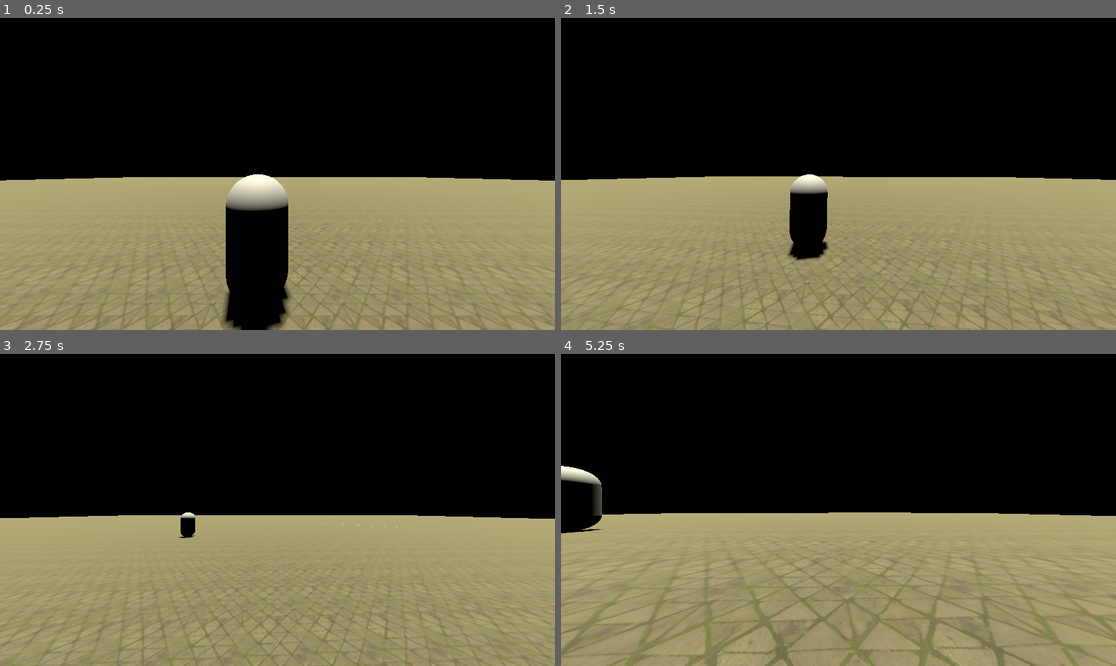
Above: before the commit, frames 1-4 (two rows, left to right).
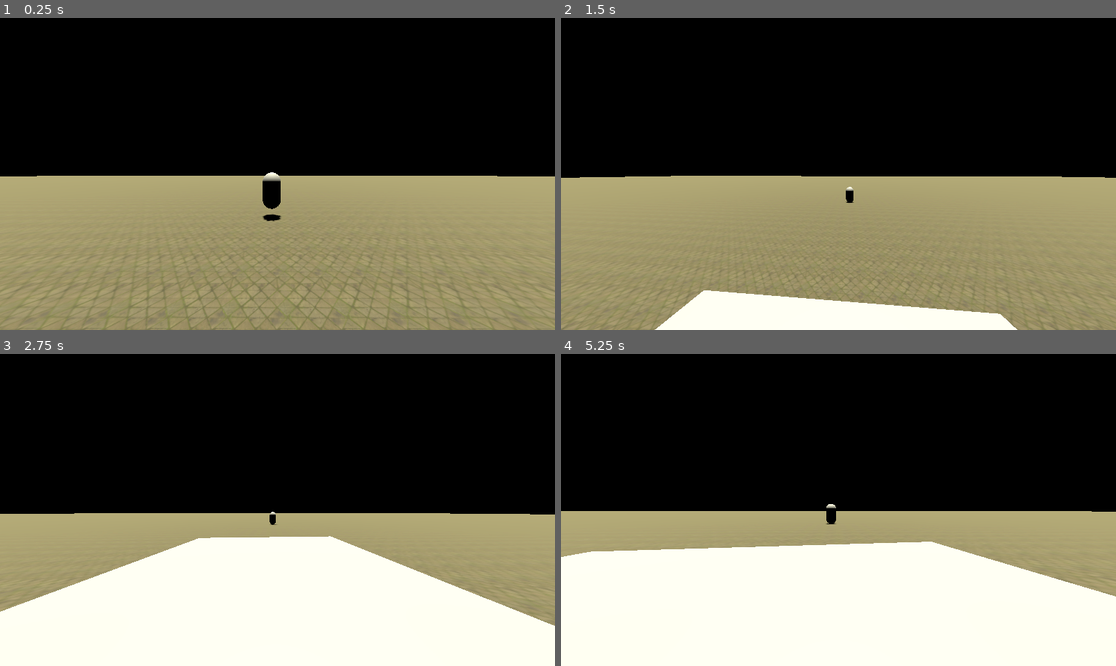
Above: after the commit, the same moments.

Repository: FreeFlyFall/RigidBodyController
Game: Godot game, scene res://Scenes/scene1.tscn
The game is run twice, just before and just after one commit, with the same random seed, the same clock (stepped at 60 frames per second) and the same inputs.
Inputs (mouse positions are in pixels of both pictures, inside the frame that each line leads up to):
- Up to frame 1 (0.25 s): no input
- Up to frame 2 (1.5 s): move the mouse to (866, 174) at 0.52 s; hold Ctrl (crouch) 0.53-1.28 s; hold W (move_forward) from 0.53 s (still down); tap Space (jump) at 0.77 s; click (866, 174) at 0.8 s; move the mouse to (810, 174) at 1.27 s; click (810, 174) at 1.35 s
- Up to frame 3 (2.75 s): keep holding W (move_forward); tap Space (jump) at 1.52 s; tap Shift (sprint) at 1.55 s; move the mouse to (288, 503) at 2.02 s; hold Shift (sprint) from 2.03 s (still down); tap Ctrl (crouch) at 2.3 s
- Up to frame 4 (5.25 s): keep holding W (move_forward); move the mouse to (832, 516) at 2.77 s; release Shift (sprint) at 2.78 s; tap Ctrl (crouch) at 2.85, 4.55 s; tap Space (jump) at 3.02, 3.77, 4.52 s; click (832, 516) at 3.05 s; move the mouse to (877, 513) at 3.52 s; hold Shift (sprint) 3.53-4.28 s; click (877, 513) at 3.6 s; move the mouse to (794, 506) at 4.27 s; tap Shift (sprint) at 4.35 s; move the mouse to (844, 510) at 5.02 s; hold Ctrl (crouch) from 5.03 s (still down)

The runs differ from the first frame. In frame 1, 7.7% of the frame differs, in the area x 0-100%, y 49-100%; in frame 2, 8.3%; in frame 3, 32%; in frame 4, 37%, in the area x 0-100%, y 35-100%.

Commit message:
Add Jolt physics engine, add 3rd person camera, fix camera culling mask for player capsule mesh, fix crouching, change map layout

Diff:
--- a/Scenes/scene1.tscn
+++ b/Scenes/scene1.tscn
@@ -7,7 +7,11 @@
 
 [sub_resource type="CapsuleShape3D" id="1"]
 
+[sub_resource type="StandardMaterial3D" id="StandardMaterial3D_yp2qg"]
+transparency = 1
+
 [sub_resource type="CapsuleMesh" id="2"]
+material = SubResource("StandardMaterial3D_yp2qg")
 
 [sub_resource type="VoxelGIData" id="20"]
 dynamic_range = 4.0
@@ -15,39 +19,45 @@
 
 [sub_resource type="StandardMaterial3D" id="StandardMaterial3D_2qtx1"]
 albedo_texture = ExtResource("3_bxssy")
-uv1_scale = Vector3(1600, 200, 0)
+uv1_triplanar = true
+uv1_world_triplanar = true
 
 [sub_resource type="StandardMaterial3D" id="StandardMaterial3D_pc00p"]
 albedo_texture = ExtResource("6")
 uv1_scale = Vector3(2.595, 1.27, 0.67)
 
-[sub_resource type="PhysicsMaterial" id="PhysicsMaterial_5qrlh"]
+[sub_resource type="CapsuleMesh" id="CapsuleMesh_8wokw"]
 
-[sub_resource type="BoxShape3D" id="BoxShape3D_7emmy"]
+[sub_resource type="CapsuleShape3D" id="CapsuleShape3D_wk1cy"]
 
-[sub_resource type="StandardMaterial3D" id="StandardMaterial3D_n2yvt"]
-albedo_texture = ExtResource("3_bxssy")
-uv1_triplanar = true
-uv1_world_triplanar = true
-
-[sub_resource type="BoxMesh" id="BoxMesh_hwgry"]
-material = SubResource("StandardMaterial3D_n2yvt")
+[sub_resource type="PhysicsMaterial" id="PhysicsMaterial_8xrvn"]
+friction = 0.0
 
 [sub_resource type="BoxMesh" id="BoxMesh_ql5t3"]
 
 [sub_resource type="BoxShape3D" id="BoxShape3D_vfg1s"]
-
-[sub_resource type="CapsuleMesh" id="CapsuleMesh_8wokw"]
-
-[sub_resource type="CapsuleShape3D" id="CapsuleShape3D_wk1cy"]
+size = Vector3(7.515, 0.555, 6.94)
 
 [node name="Node3D" type="Node3D"]
 
+[node name="Head" type="Node3D" parent="."]
+transform = Transform3D(1, -0.000456549, 0.00051408, 0.000455753, 0.999999, 0.00154718, -0.000514786, -0.00154695, 0.999999, 0, 0, -5.371)
+
+[node name="Pitch" type="Node3D" parent="Head"]
+
+[node name="Camera3D" type="Camera3D" parent="Head/Pitch"]
+transform = Transform3D(1, 2.11969e-10, -5.82077e-11, -8.18545e-11, 1, 4.88944e-09, 4.07454e-10, -3.49246e-10, 1, 0, 0, 0)
+cull_mask = 1048573
+fov = 101.1
+far = 500.0
+
+[node name="Camera3D3rdPerson" type="Camera3D" parent="Head/Pitch"]
+transform = Transform3D(1, 0.000455753, -0.000514785, -0.000456548, 0.999998, -0.00154695, 0.00051408, 0.00154718, 0.999998, -0.00252864, 0.510108, 5.37179)
+
 [node name="Player" type="RigidBody3D" parent="."]
-transform = Transform3D(1, -0.000456549, 0.00051408, 0.000455753, 0.999999, 0.00154718, -0.000514786, -0.00154695, 0.999999, 0, 1.46965, 1.62877)
+transform = Transform3D(1, -0.000456549, 0.00051408, 0.000455753, 0.999999, 0.00154718, -0.000514786, -0.00154695, 0.999999, 0, -1.04877, -5.37123)
 axis_lock_angular_x = true
 axis_lock_angular_z = true
-mass = 0.939597
 physics_material_override = ExtResource("2")
 continuous_cd = true
 max_contacts_reported = 5
@@ -61,7 +71,7 @@
 air_control = 5
 turning_scale = 45.0
 walkable_normal = 0.35
-speed_to_crouch = 8
+speed_to_crouch = 6
 speed_limit = 8.0
 crouching_speed_limit = 4.0
 sprinting_speed_limit = 12.0
@@ -71,26 +81,17 @@
 anti_slide_force = 4.0
 
 [node name="CollisionShape3D" type="CollisionShape3D" parent="Player"]
-transform = Transform3D(1, -4.93969e-11, 1.16415e-10, 9.09495e-12, 1, -1.16415e-10, 0, 3.49246e-10, 1, 0, 0, 0)
+transform = Transform3D(1, -1.08457e-10, 1.16415e-10, 6.08225e-12, 1, -1.16415e-10, 1.16415e-10, 5.82077e-10, 1, 0, 0, 0)
 shape = SubResource("1")
 
 [node name="MeshInstance3D" type="MeshInstance3D" parent="Player"]
-transform = Transform3D(1, -1.07605e-10, 1.16415e-10, -4.87717e-11, 1, -3.49246e-10, 0, 1.04774e-09, 1, 0, 0, 0)
+transform = Transform3D(1, -1.37788e-10, 1.16415e-10, -5.1898e-11, 1, -3.49246e-10, 5.82077e-11, 1.16415e-09, 1, 0, 0, 0)
+layers = 2
 cast_shadow = 0
 mesh = SubResource("2")
 
-[node name="Head" type="Node3D" parent="."]
-transform = Transform3D(1, -0.000456549, 0.00051408, 0.000455753, 0.999999, 0.00154718, -0.000514786, -0.00154695, 0.999999, -7.25033, 3.80638, 5.18283)
-
-[node name="Pitch" type="Node3D" parent="Head"]
-
-[node name="Camera3D" type="Camera3D" parent="Head/Pitch"]
-transform = Transform3D(1, 1.82695e-10, 2.32831e-10, -8.13998e-11, 1, 4.88944e-09, 1.74623e-10, 0, 1, 0, 0, 0)
-fov = 101.1
-far = 500.0
-
 [node name="DirectionalLight3D" type="DirectionalLight3D" parent="."]
-transform = Transform3D(0.251867, 0.967762, 8.93903e-09, 0.0660924, -0.017201, 0.997665, 0.965503, -0.251279, -0.068294, 0.0889626, 16.6875, -0.00400639)
+transform = Transform3D(0.251867, 0.967762, -1.64452e-08, 0.0660924, -0.017201, 0.997665, 0.965502, -0.251279, -0.068294, 0.0889626, 16.6875, -0.00400639)
 light_color = Color(1, 0.988235, 0.878431, 1)
 light_energy = 3.923
 light_indirect_energy = 1.813
@@ -99,51 +100,38 @@
 
 [node name="VoxelGI" type="VoxelGI" parent="."]
 transform = Transform3D(1, 0, -8.74228e-08, 0, -1, 0, 8.74228e-08, 0, 1, 12.6872, 0.932631, -19.8859)
-size = Vector3(458.879, 50.0623, 207.626)
+size = Vector3(535.239, 48.847, 396.841)
 data = SubResource("20")
 
-[node name="CSGBox3D" type="CSGBox3D" parent="."]
-transform = Transform3D(1100.24, 0, 0, 0, 0.211714, 0, 0, 0, 5614.96, 0.015795, -11.089, 0.00314331)
+[node name="FloorCSG" type="CSGBox3D" parent="."]
+transform = Transform3D(482.211, 0, 0, 0, 0.211714, 0, 0, 0, 335.531, 0.015795, -2.97918, 0.00314331)
 use_collision = true
 material = SubResource("StandardMaterial3D_2qtx1")
 
-[node name="CollisionShape3D" type="CollisionShape3D" parent="CSGBox3D"]
-
-[node name="CSGBox3D2" type="CSGBox3D" parent="."]
+[node name="RampCSG" type="CSGBox3D" parent="."]
 transform = Transform3D(20, 0, 0, 0, 0.0861957, 10.1396, 0, -0.0506982, 17.2391, 0, 1.70045, 16.5526)
 material_override = SubResource("StandardMaterial3D_pc00p")
 use_collision = true
 
-[node name="StaticBody3D" type="StaticBody3D" parent="."]
-transform = Transform3D(54.5519, -0.000728799, 0.0531419, 0.049681, 0.797463, 0.160059, -0.0562036, -0.00246709, 51.7217, -0.639654, -0.0624347, -3.05023)
-physics_material_override = SubResource("PhysicsMaterial_5qrlh")
+[node name="CylinderRB" type="RigidBody3D" parent="."]
+transform = Transform3D(1, -0.000456549, 0.00051408, 0.000455753, 0.999999, 0.00154718, -0.000514786, -0.00154695, 0.999999, -0.32015, -0.974628, -12.4951)
 
-[node name="CollisionShape3D" type="CollisionShape3D" parent="StaticBody3D"]
-transform = Transform3D(1, -7.1168e-11, 1.16415e-10, 3.54703e-11, 1, 4.65661e-10, -1.16415e-10, -2.32831e-10, 1, 0, 0, 0)
-shape = SubResource("BoxShape3D_7emmy")
-
-[node name="MeshInstance3D" type="MeshInstance3D" parent="StaticBody3D"]
-transform = Transform3D(1, -7.1168e-11, 1.16415e-10, 3.54703e-11, 1, 4.65661e-10, -1.16415e-10, -2.32831e-10, 1, 0, 0, 0)
-mesh = SubResource("BoxMesh_hwgry")
-skeleton = NodePath("../CollisionShape3D")
-
-[node name="RigidBody3D2" type="RigidBody3D" parent="."]
-transform = Transform3D(1, -0.000913893, 0.00102745, 0.000910709, 0.999995, 0.00309459, -0.00103028, -0.00309366, 0.999995, -0.641228, 2.01678, 4.74939)
-
-[node name="MeshInstance3D" type="MeshInstance3D" parent="RigidBody3D2"]
-transform = Transform3D(6.26358, -6.24368e-10, 5.58794e-09, 1.60435e-09, 0.922216, 3.72529e-09, 7.45058e-09, 6.98492e-10, 4.85398, 0, 0, 0)
-mesh = SubResource("BoxMesh_ql5t3")
-skeleton = NodePath("../../RigidBody3D2")
-
-[node name="CollisionShape3D" type="CollisionShape3D" parent="RigidBody3D2"]
-transform = Transform3D(6.26358, -8.57881e-10, 5.58794e-09, 3.93447e-09, 0.922216, 1.11759e-08, 6.98492e-09, 1.39698e-09, 4.85398, 0, 0, 0)
-shape = SubResource("BoxShape3D_vfg1s")
-
-[node name="RigidBody3D" type="RigidBody3D" parent="."]
-transform = Transform3D(1, -0.000456549, 0.00051408, 0.000455753, 0.999999, 0.00154718, -0.000514786, -0.00154695, 0.999999, -0.32015, 1.47502, -0.495072)
-
-[node name="MeshInstance3D" type="MeshInstance3D" parent="RigidBody3D"]
+[node name="MeshInstance3D" type="MeshInstance3D" parent="CylinderRB"]
 mesh = SubResource("CapsuleMesh_8wokw")
 
-[node name="CollisionShape3D" type="CollisionShape3D" parent="RigidBody3D"]
+[node name="CollisionShape3D" type="CollisionShape3D" parent="CylinderRB"]
+transform = Transform3D(1, -2.07478e-11, 0, 6.19593e-12, 1, 0, 1.16415e-10, 2.32831e-10, 1, 0, 0, 0)
 shape = SubResource("CapsuleShape3D_wk1cy")
+
+[node name="PrismRB" type="RigidBody3D" parent="."]
+transform = Transform3D(1, -0.000913893, 0.00102745, 0.000910709, 0.999995, 0.00309459, -0.00103028, -0.00309366, 0.999995, -0.641228, -1.34671, 4.74939)
+mass = 12.92
+physics_material_override = SubResource("PhysicsMaterial_8xrvn")
+
+[node name="MeshInstance3D" type="MeshInstance3D" parent="PrismRB"]
+transform = Transform3D(7.51046, -5.20572e-10, 1.44355e-08, -2.00089e-11, 0.552546, 1.86265e-08, 1.16415e-08, 4.65661e-10, 6.93401, 0, 0, 0)
+mesh = SubResource("BoxMesh_ql5t3")
+
+[node name="CollisionShape3D" type="CollisionShape3D" parent="PrismRB"]
+transform = Transform3D(1, -2.59206e-11, 1.16415e-10, -1.00044e-11, 1, 2.32831e-10, 1.16415e-10, -2.32831e-10, 1, 0, 0, 0)
+shape = SubResource("BoxShape3D_vfg1s")
--- a/move.gd
+++ b/move.gd
@@ -1,14 +1,15 @@
 extends RigidBody3D
 
-### Use the GodotPhysics physics engine
+### Use the Jolt physics engine
 
 #DevNotes to-do:
-# Newton's third law eventually breaks. Wondering whether it's a physics engine bug.
+# Fix player getting stuck in PrismRB
 
 ### Global
 @export var debug: bool
 var is_grounded: bool  # Whether the player is considered to be touching a walkable slope
 @onready var capsule = $CollisionShape3D.shape  # Capsule collision shape of the player
+@onready var capsuleMesh = $MeshInstance3D.mesh # Capsule mesh of the player
 @onready var camera = $"../Head/Pitch/Camera3D"  # Camera3D node
 @onready var head = $"../Head"  # y-axis rotation node (look left and right)
 
@@ -55,7 +56,7 @@
 func _ready():
 	# Get capsule variables
 	original_height = capsule.height
-	crouching_height = capsule.height / 2
+	crouching_height = capsule.height / 1.5
 	Input.set_mouse_mode(Input.MOUSE_MODE_CAPTURED)  # Capture and hide mouse
 	add_child(ld)  # Add line drawer
 
@@ -162,6 +163,7 @@
 			current_speed_limit = crouching_speed_limit
 			if capsule.height > crouching_height:
 				capsule.height -= scale
+				capsuleMesh.height -= scale
 				camera.position.y -= move_camera
 			## Adding a force to work around some physics glitches for the moment
 			elif is_done_shrinking == false:
@@ -307,7 +309,7 @@
 	# Shotgun jump test
 	if Input.is_action_just_pressed("fire"):
 		var dir: Vector3 = camera.global_transform.basis.z  # Opposite of look direction
-		state.apply_central_force(dir * 2700)
+		state.apply_central_force(dir * 1000)
 
 
 ### Functions ###
@@ -377,7 +379,7 @@
 		state.apply_central_force(move * accel)
 		# Account for equal and opposite reaction when accelerating on ground
 		if contacted_body != null:
-			contacted_body.apply_force(state.get_contact_collider_position(0), move * -accel)
+			contacted_body.apply_force(-move * accel * mass, state.get_contact_collider_position(0))
 	else:
 		if debug:
 			ld.DrawLine(draw_start, draw_start + move * capsule.radius, Color(0, 0, 1), 2)  # debug
@@ -414,4 +416,5 @@
 	is_done_shrinking = false
 	if capsule.height < original_height:
 		capsule.height += scale
+		capsuleMesh.height += scale
 		camera.position.y += move_camera
--- a/project.godot
+++ b/project.godot
@@ -68,7 +68,7 @@
 [physics]
 
 2d/physics_engine="GodotPhysics"
-3d/physics_engine="GodotPhysics3D"
+3d/physics_engine="JoltPhysics3D"
 3d/default_gravity=14.9
 common/physics_fps=240
 
Not shown: 1 places in Scenes/scene1.tscn that only renumber resources
Not shown, added: addons/godot-jolt/LICENSE.txt
Not shown, added: addons/godot-jolt/THIRDPARTY.txt
Not shown, added: addons/godot-jolt/godot-jolt.gdextension
Not shown, added: addons/godot-jolt/linux/godot-jolt_linux-x64.so
Not shown, added: addons/godot-jolt/linux/godot-jolt_linux-x64_editor.so
Not shown, added: addons/godot-jolt/linux/godot-jolt_linux-x86.so
Not shown, added: addons/godot-jolt/linux/godot-jolt_linux-x86_editor.so
Not shown, added: addons/godot-jolt/macos/godot-jolt_macos.framework/Resources/Info.plist
Not shown, added: addons/godot-jolt/macos/godot-jolt_macos.framework/_CodeSignature/CodeResources
Not shown, added: addons/godot-jolt/macos/godot-jolt_macos.framework/godot-jolt_macos
Not shown, added: addons/godot-jolt/macos/godot-jolt_macos_editor.framework/Resources/Info.plist
(and 6 more such lines)
